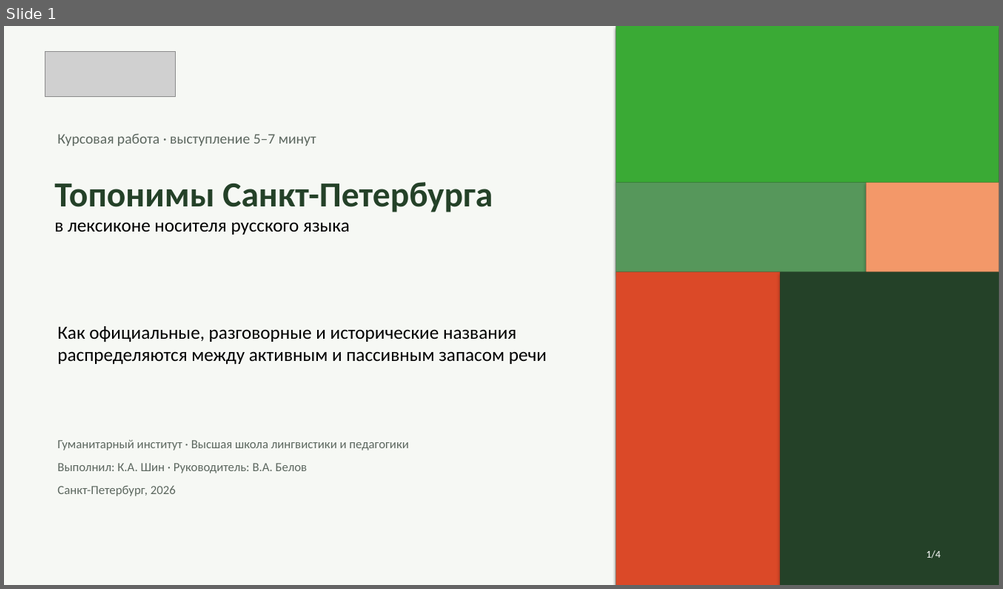
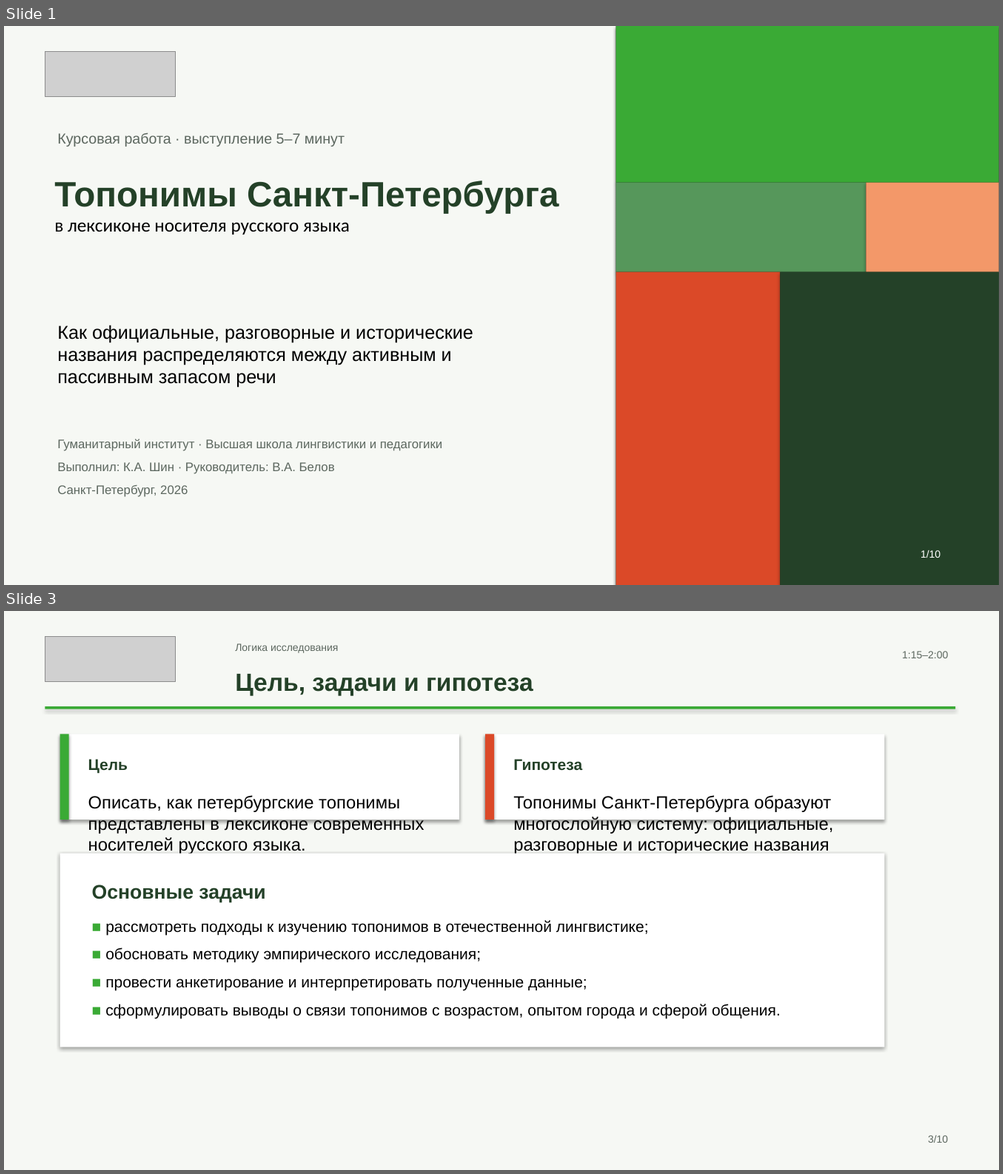
Before and after one commit to mdull2008/project, a slide deck: my_project.pptx. Shown one above the other, each under a label of ours: slide 1 before the commit, slides 1 and 3 after it; the slides between them are not shown. The pictures are 1003x589 and 1003x1174 pixels, drawn with LibreOffice and Linux fonts; fonts in the diff are those of the drawing; grey boxes stand for pictures. Boxes give left, top, right and bottom in pixels: in the first picture for what was removed or moved away, otherwise in the second. Text is boxed around its words. In the diff, an @@ line names an element or a change of style, - is before the commit and + after.

```diff
--- a/my_project.pptx
+++ b/my_project.pptx
@@ slide 3 added at [4, 611, 999, 1170], background #F6F8F4 @@
@@ picture added at [45, 636, 176, 681] @@
@@ text added at [235, 644, 338, 653], 10 pt, text #5C675F @@
+Логика исследования
@@ text added at [902, 651, 948, 658], 10 pt, text #5C675F @@
+1:15–2:00
@@ text added at [235, 674, 533, 696], 24 pt, text #244128, bold @@
+Цель, задачи и гипотеза
@@ rectangle added at [45, 706, 956, 709], fill #3AAA35 @@
@@ rectangle added at [60, 734, 459, 820], fill #FFFFFF @@
@@ rectangle added at [60, 734, 69, 820], fill #3AAA35 @@
@@ rectangle added at [485, 734, 885, 820], fill #FFFFFF @@
@@ rectangle added at [485, 734, 494, 820], fill #DB4928 @@
@@ text added at [88, 759, 128, 773], 15 pt, text #244128, bold @@
+Цель
@@ text added at [513, 759, 582, 770], 15 pt, text #244128, bold @@
+Гипотеза
@@ text added at [88, 795, 424, 854], 17 pt, text #000000 @@
+Описать, как петербургские топонимы представлены в лексиконе современных носителей русского языка.
@@ text added at [513, 795, 834, 854], 17 pt, text #000000 @@
+Топонимы Санкт-Петербурга образуют многослойную систему: официальные, разговорные и исторические названия распределены по разным сферам общения.
@@ rectangle added at [60, 854, 885, 1048], fill #FFFFFF @@
@@ text added at [92, 885, 265, 903], 19 pt, text #244128, bold @@
+Основные задачи
@@ text added at [105, 920, 780, 1019], 15 pt, text #000000 @@
+■ рассмотреть подходы к изучению топонимов в отечественной лингвистике;
+■ обосновать методику эмпирического исследования;
+■ провести анкетирование и интерпретировать полученные данные;
+■ сформулировать выводы о связи топонимов с возрастом, опытом города и сферой общения.
@@ text added at [928, 1136, 948, 1143], 10 pt, text #5C675F @@
+3/10
@@ slide 1 changed as well @@
@@ text "Топонимы Санкт-Петербурга в лексиконе носителя ..." at [54, 181, 558, 235]: font Calibri to Arial in "Топонимы Санкт-Петербурга" @@
@@ font Calibri to Arial in 3 elements at [57, 133, 344, 147], [57, 325, 473, 388], [57, 439, 442, 497] @@
@@ text at [920, 551, 940, 558]: text changed; font Calibri to Arial @@
-1/4
+1/10
```
Also in this commit, not shown: 2 other slides changed, 6 other slides added, 1 slide removed.
